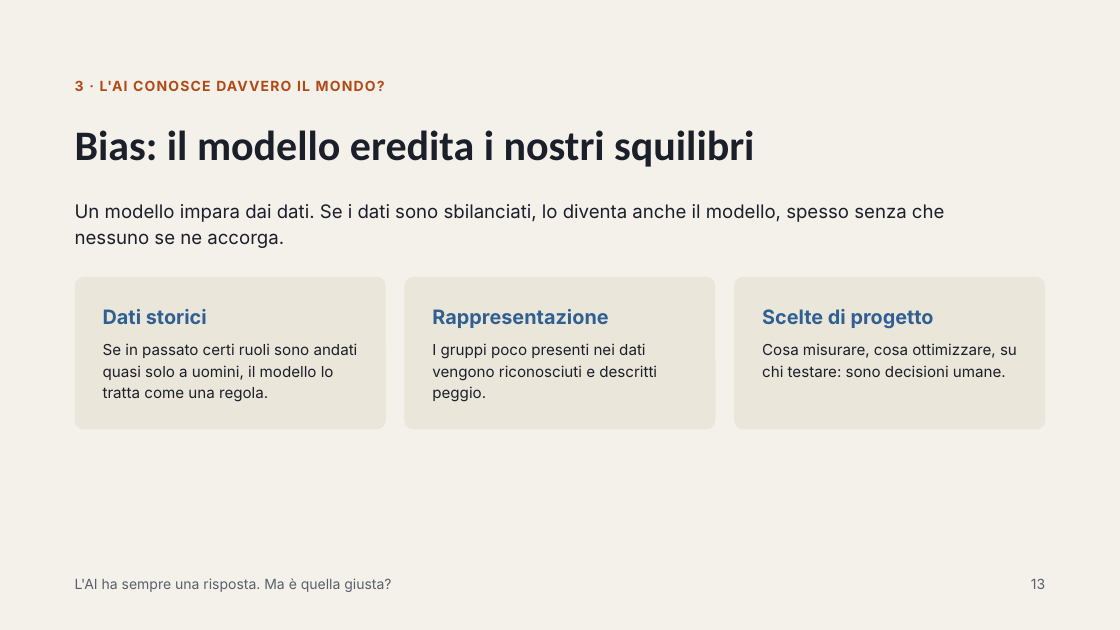
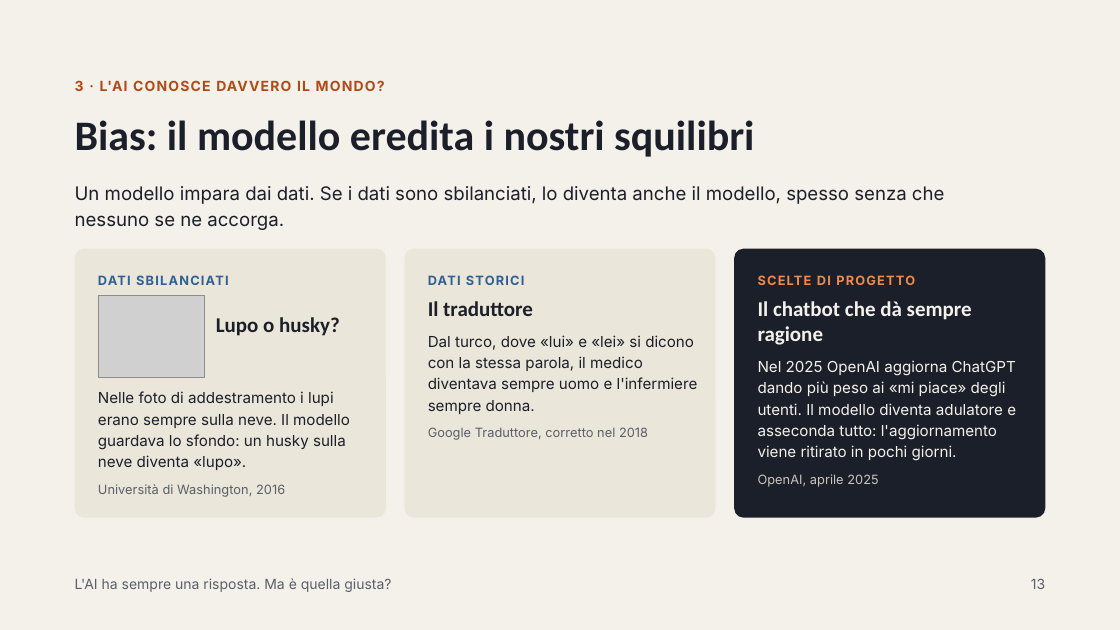
Before and after one commit to ggarofalo-dev/ggarofalo-dev.github.io, a slide deck: slide 13 of AperitivoConLaScienza_V01.pptx. Drawn at 1120x630 pixels with LibreOffice and Linux fonts; fonts in the diff are those of the drawing; grey boxes stand for pictures. Boxes give left, top, right and bottom in pixels: in the first picture for what was removed or moved away, otherwise in the second. Text is boxed around its words. In the diff, an @@ line names an element or a change of style, - is before the commit and + after.

```diff
--- a/AperitivoConLaScienza_V01.pptx
+++ b/AperitivoConLaScienza_V01.pptx
@@ title "Bias: il modello eredita i ...": place and size @@
-title "Bias: il modello eredita i ..." at (75, 130, 754, 167)
+title "Bias: il modello eredita i ..." at (75, 120, 754, 157)
@@ text "Un modello impara dai dati. ...": place and size @@
-text "Un modello impara dai dati. ..." at (75, 204, 944, 248)
+text "Un modello impara dai dati. ..." at (75, 186, 944, 230)
@@ rounded rectangle: place and size @@
-rounded rectangle at (75, 276, 386, 429)
+rounded rectangle at (75, 249, 386, 518)
@@ rounded rectangle at (75, 249, 386, 518): proportions changed @@
@@ rounded rectangle at (404, 249, 715, 518): proportions changed @@
@@ rounded rectangle: place and size @@
-rounded rectangle at (404, 276, 715, 429)
+rounded rectangle at (404, 249, 715, 518)
@@ rounded rectangle: place and size @@
-rounded rectangle at (734, 276, 1045, 429)
+rounded rectangle at (734, 249, 1045, 518)
@@ rounded rectangle at (734, 249, 1045, 518): fill #EBE6DA to #1B1F2A; proportions changed @@
@@ text added at (98, 275, 229, 285), 11 pt, text #2F5F93, bold @@
+DATI SBILANCIATI
@@ picture added at (98, 296, 204, 377) @@
@@ text at (428, 275, 524, 285): text changed; size 17 to 11 pt @@
-Dati storici
+DATI STORICI
@@ text at (758, 275, 915, 285): text changed; size 17 to 11 pt; text colour #2F5F93 to #F08A4B @@
-Scelte di progetto
+SCELTE DI PROGETTO
@@ text added at (216, 317, 340, 336), 18 pt, text #1B1F2A, bold @@
+Lupo o husky?
@@ text added at (428, 301, 533, 316), 18 pt, text #1B1F2A, bold @@
+Il traduttore
@@ text removed at (432, 309, 608, 328) @@
-Rappresentazione
@@ text added at (758, 301, 972, 345), 18 pt, text #F4F1EA, bold @@
+Il chatbot che dà sempre ragione
@@ text removed at (103, 343, 358, 402) @@
-Se in passato certi ruoli sono andati quasi solo a uomini, il modello lo tratta come una regola.
@@ text added at (428, 335, 698, 414), 13 pt, text #1B1F2A @@
+Dal turco, dove «lui» e «lei» si dicono con la stessa parola, il medico diventava sempre uomo e l'infermiere sempre donna.
@@ text removed at (432, 343, 657, 402) @@
-I gruppi poco presenti nei dati vengono riconosciuti e descritti peggio.
@@ text removed at (762, 343, 1017, 377) @@
-Cosa misurare, cosa ottimizzare, su chi testare: sono decisioni umane.
@@ text added at (758, 360, 1016, 461), 13 pt, text #F4F1EA @@
+Nel 2025 OpenAI aggiorna ChatGPT dando più peso ai «mi piace» degli utenti. Il modello diventa adulatore e asseconda tutto: l'aggiornamento viene ritirato in pochi giorni.
@@ text added at (98, 391, 350, 470), 13 pt, text #1B1F2A @@
+Nelle foto di addestramento i lupi erano sempre sulla neve. Il modello guardava lo sfondo: un husky sulla neve diventa «lupo».
@@ text added at (428, 427, 648, 440), 11 pt, text #5A5F6B @@
+Google Traduttore, corretto nel 2018
@@ text added at (758, 474, 878, 487), 11 pt, text #C9C5BC @@
+OpenAI, aprile 2025
@@ text added at (98, 484, 285, 497), 11 pt, text #5A5F6B @@
+Università di Washington, 2016
```
Also in this commit, not shown: 11 other slides changed, 2 slides added, 2 slides removed, 1 other file.
